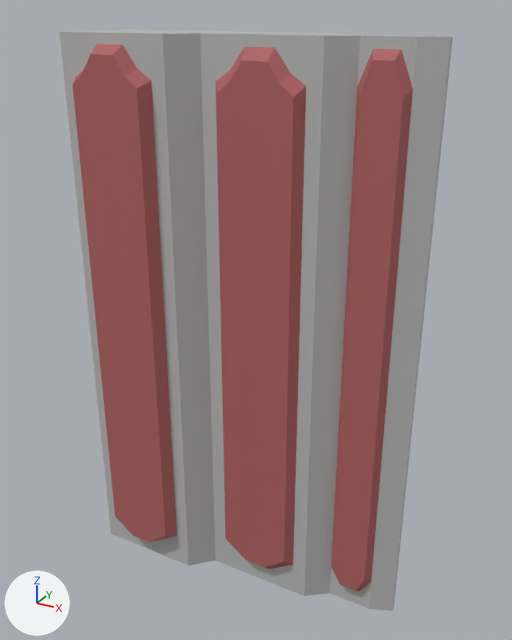
The FBX model sem_3/Environments/door2.fbx: old version first, new version second.
Before and after are seen from a 50 mm camera at (1.3, -5.03, 5.17) aimed at (-1.5, 0.06, 2.62). The axes (+X, +Y, +Z) are drawn at lower left. The lights are the same throughout. Where no turn or scale is listed for an object, it has been applied to the vertices.

The first picture shows 'door2'.
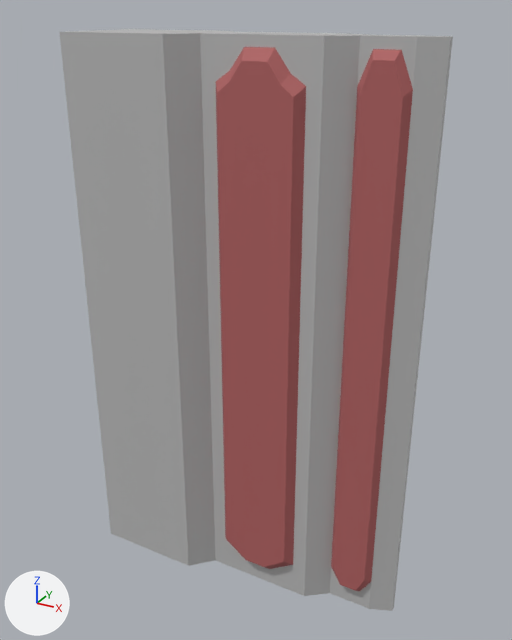
Location of each change, [x1, y1, x2, y2] in pixels of the pictures (512 x 640 px; the box of a moved part takes in the faces that stretch with it):
part 1 of me_mesh, moved or reshaped
    before: [72, 43, 178, 549]
    after: [73, 43, 178, 549]

The edits, one by one:
me_mesh is used by ob_door2; location (0.0, 0.0, 0.0).
me_mesh had 1880 vertices, 1902 faces and spanned x -3.0..0.0, y -0.56..0.56, z 0.0..5.0.
me_mesh now has 1744 vertices, 1758 faces and spans x -3.0..0.0, y -0.45..0.45, z 0.0..5.0.
me_mesh part 1: 104 vertices moved from x -2.82..-2.18, y -0.56, z 0.22..4.85 to x -2.75..-2.25, y -0.45, z 0.33..4.67; 99 vertices removed from x -2.82..-2.18, y -0.56..-0.45, z 0.25..4.75; 31 vertices added at x -2.75..-2.25, y -0.45, z 0.33..4.67.
